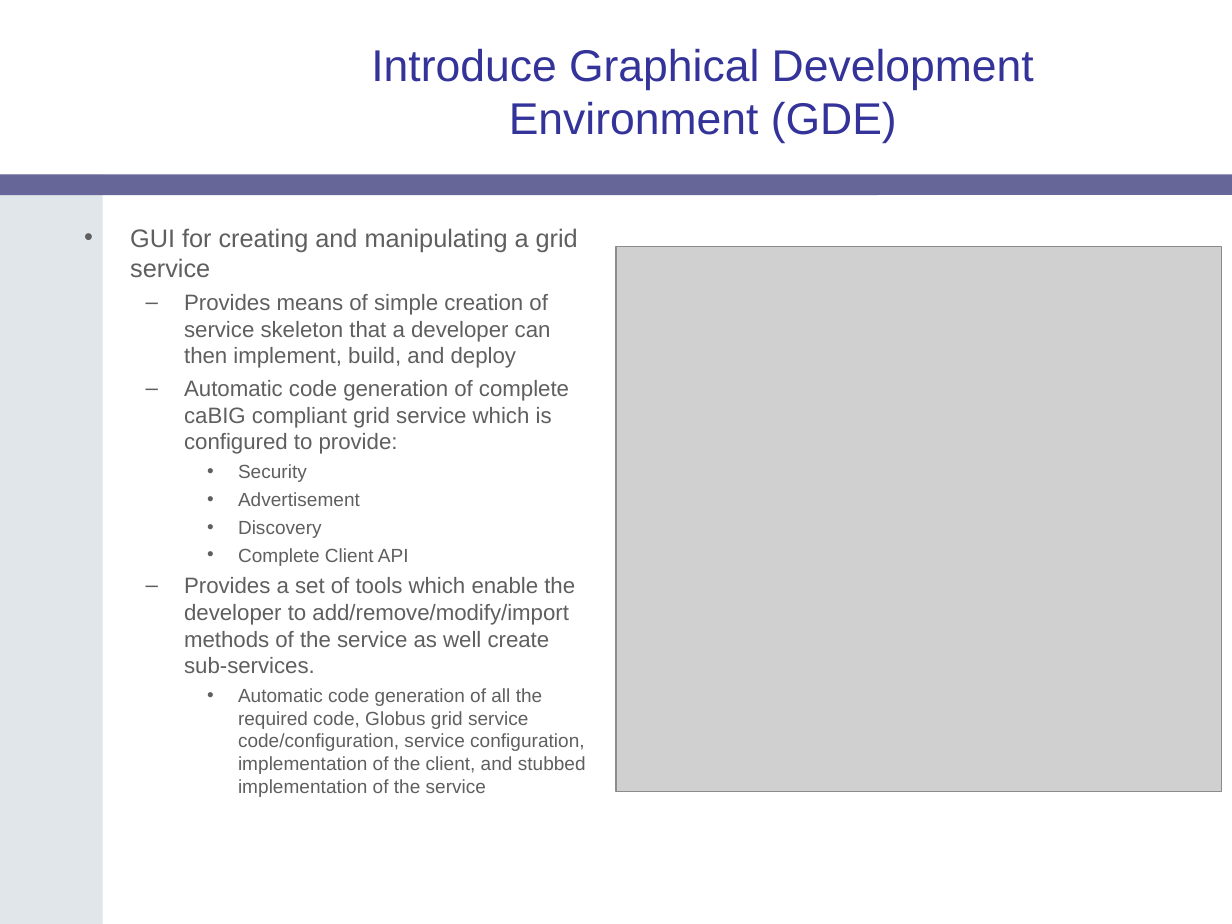
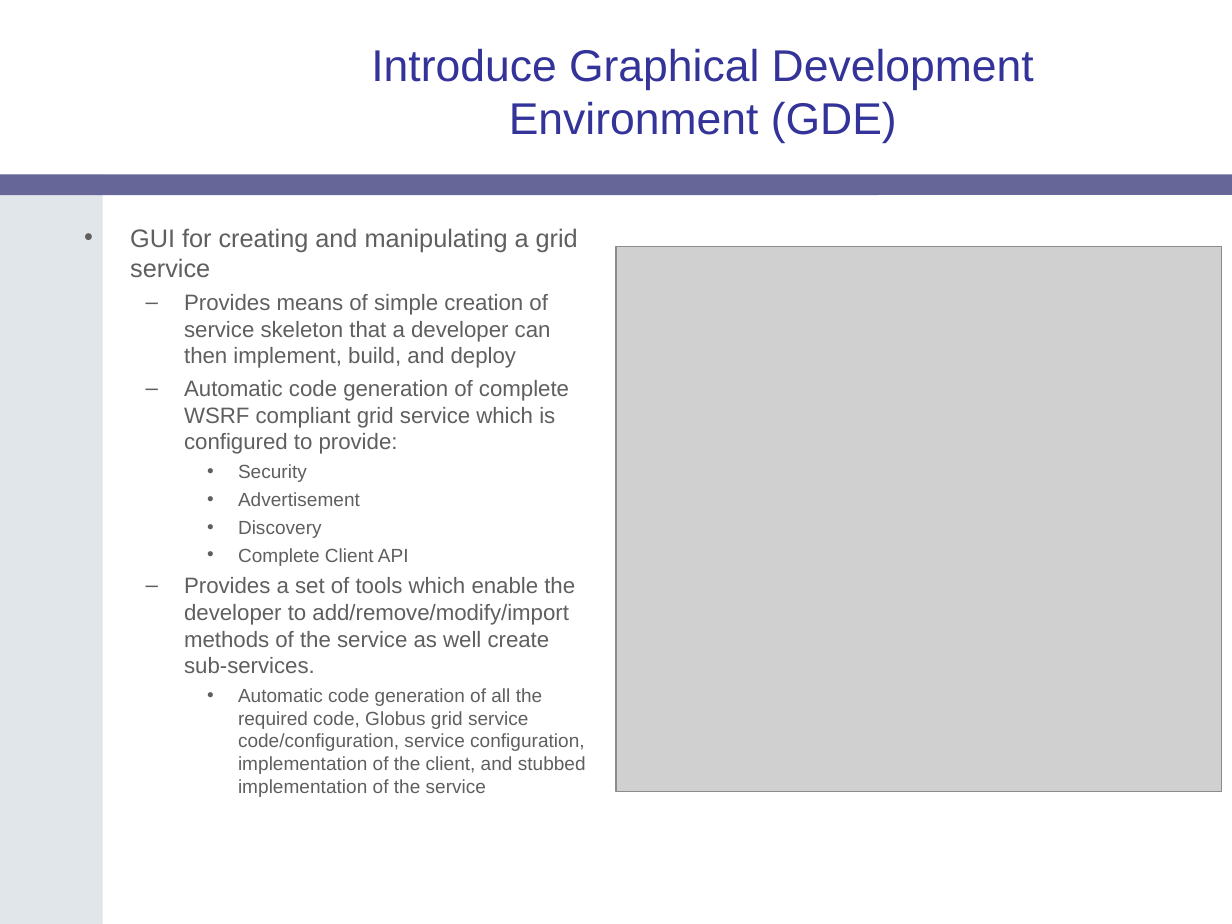
Before and after one commit to NCIP/cagrid-portal, a slide deck: slide 3 of cagrid-1-0/Documentation/presentations/introduce/Introduce-SC-2006.ppt. Drawn at 1232x924 pixels with LibreOffice and Linux fonts; fonts in the diff are those of the drawing; grey boxes stand for pictures; background and template pictures are left out. Boxes give left, top, right and bottom in pixels: in the first picture for what was removed or moved away, otherwise in the second. Text is boxed around its words. In the diff, an @@ line names an element or a change of style, - is before the commit and + after.

```diff
--- a/cagrid-1-0/Documentation/presentations/introduce/Introduce-SC-2006.ppt
+++ b/cagrid-1-0/Documentation/presentations/introduce/Introduce-SC-2006.ppt
@@ text at box(184, 380, 569, 454): text changed @@
-  – Automatic code generation of complete caBIG compliant grid service which is configured to provide:
+  – Automatic code generation of complete WSRF compliant grid service which is configured to provide:
```
Also in this commit, not shown: 1 other slide changed, 3 other files.
